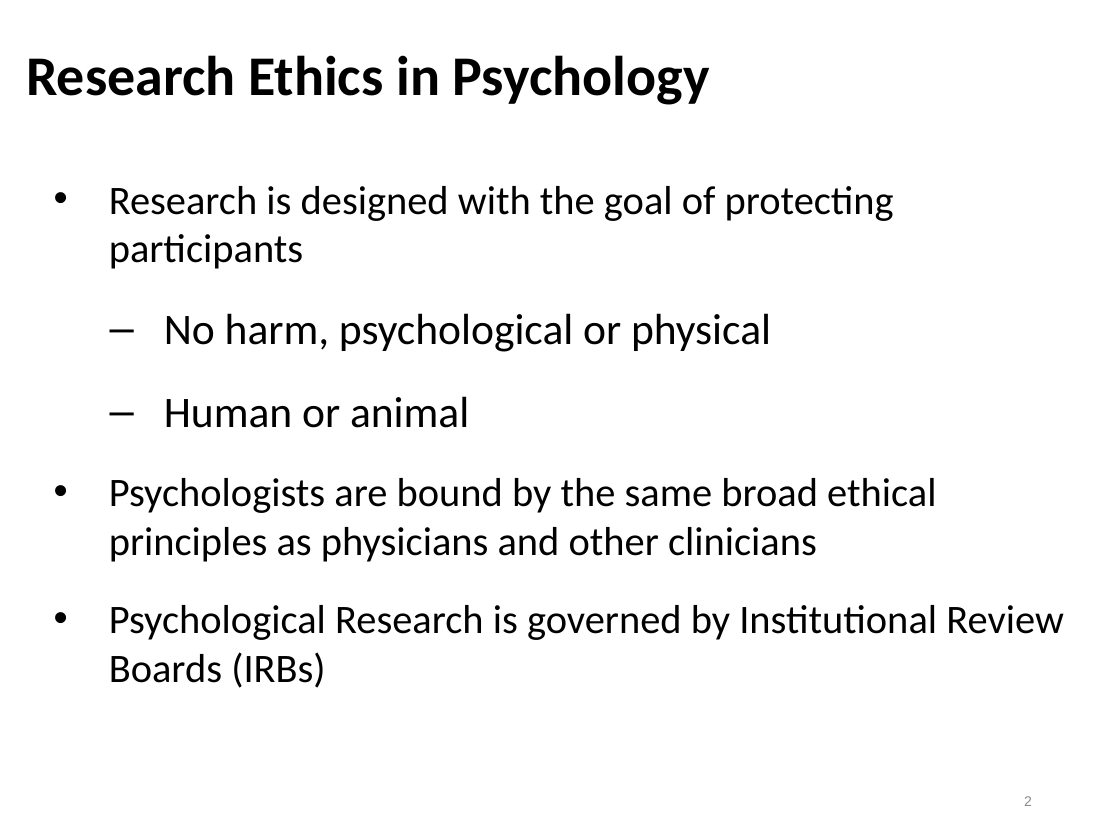
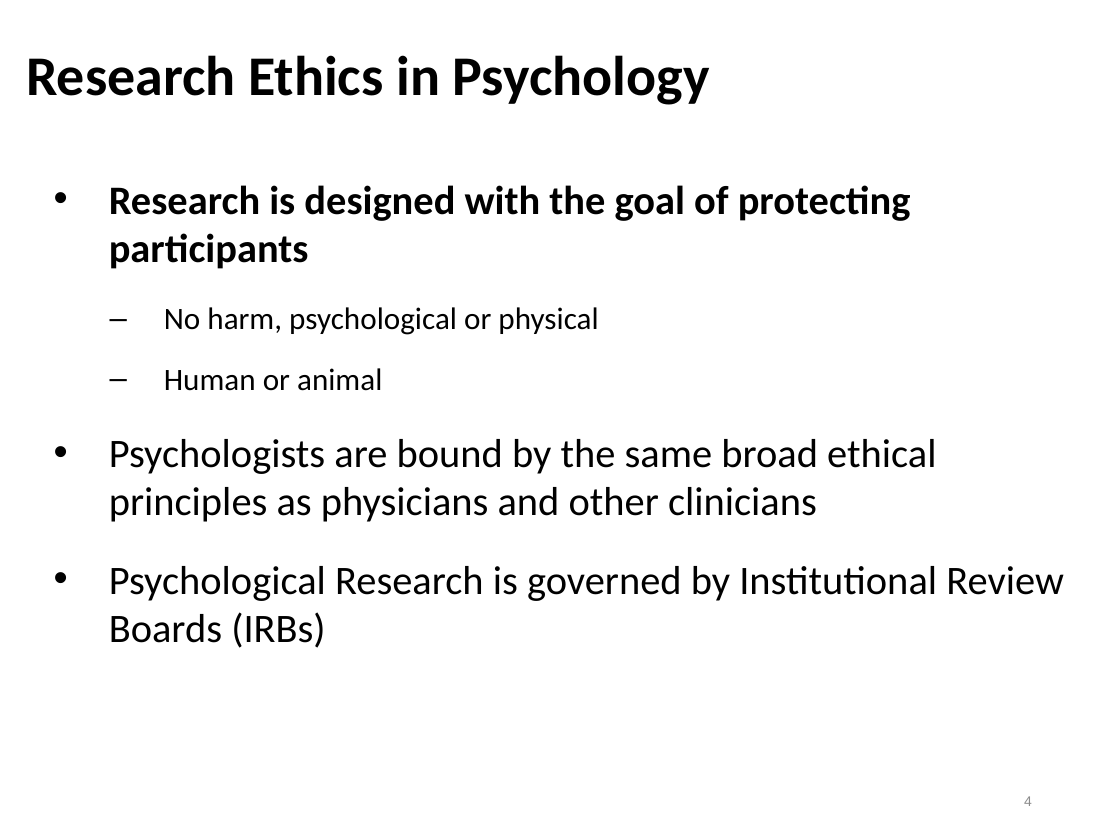
Before and after one commit to npm27/Teaching-Materials, a slide deck: slide 4 of Social Psych/Slides/3 Ethics.pptx (slide 2 before the commit). Drawn at 1120x840 pixels with LibreOffice and Linux fonts; fonts in the diff are those of the drawing. Boxes give left, top, right and bottom in pixels: in the first picture for what was removed or moved away, otherwise in the second. Text is boxed around its words. In the diff, an @@ line names an element or a change of style, - is before the commit and + after.

```diff
--- a/Social Psych/Slides/3 Ethics.pptx
+++ b/Social Psych/Slides/3 Ethics.pptx
@@ text at (109, 185, 911, 391): bold on in "Research is designed with the goal of ..."; size 28 to 20 pt in "No harm, psychological or physical", "Human or animal"; less space between paragraphs @@
@@ page number at (1024, 796, 1032, 806): text changed @@
-2
+4
```
Also in this commit, not shown: 10 other slides changed, 2 slides added, 9 slides removed.
